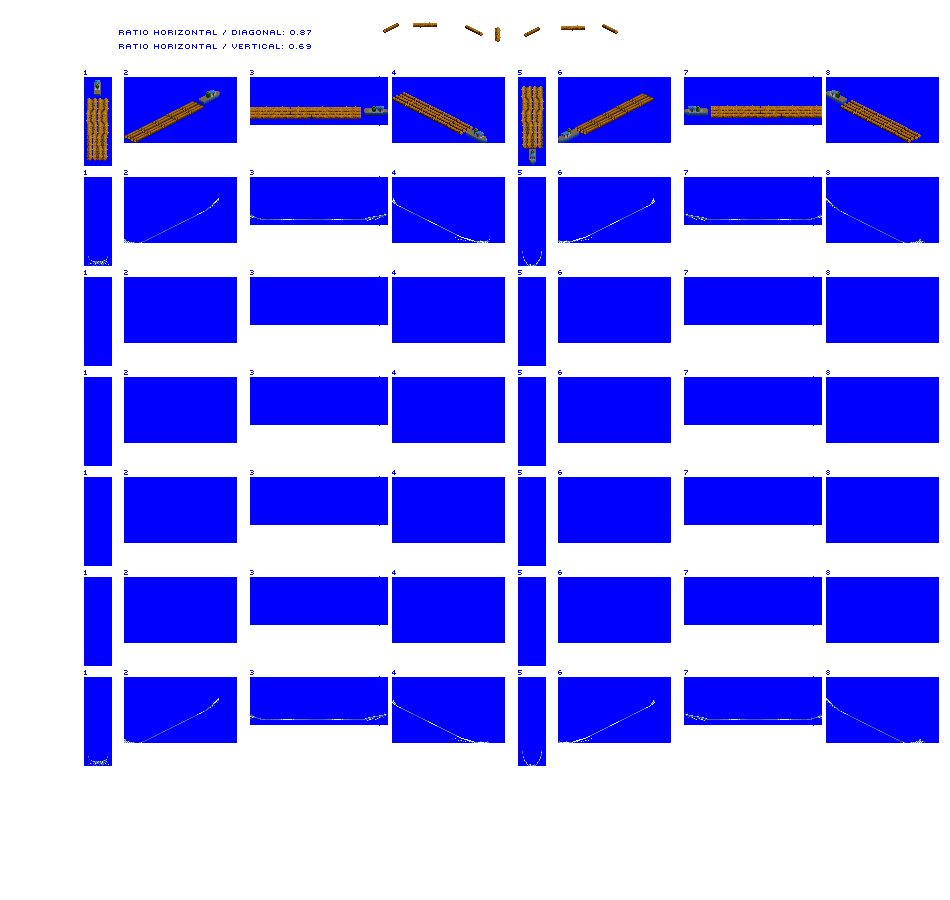
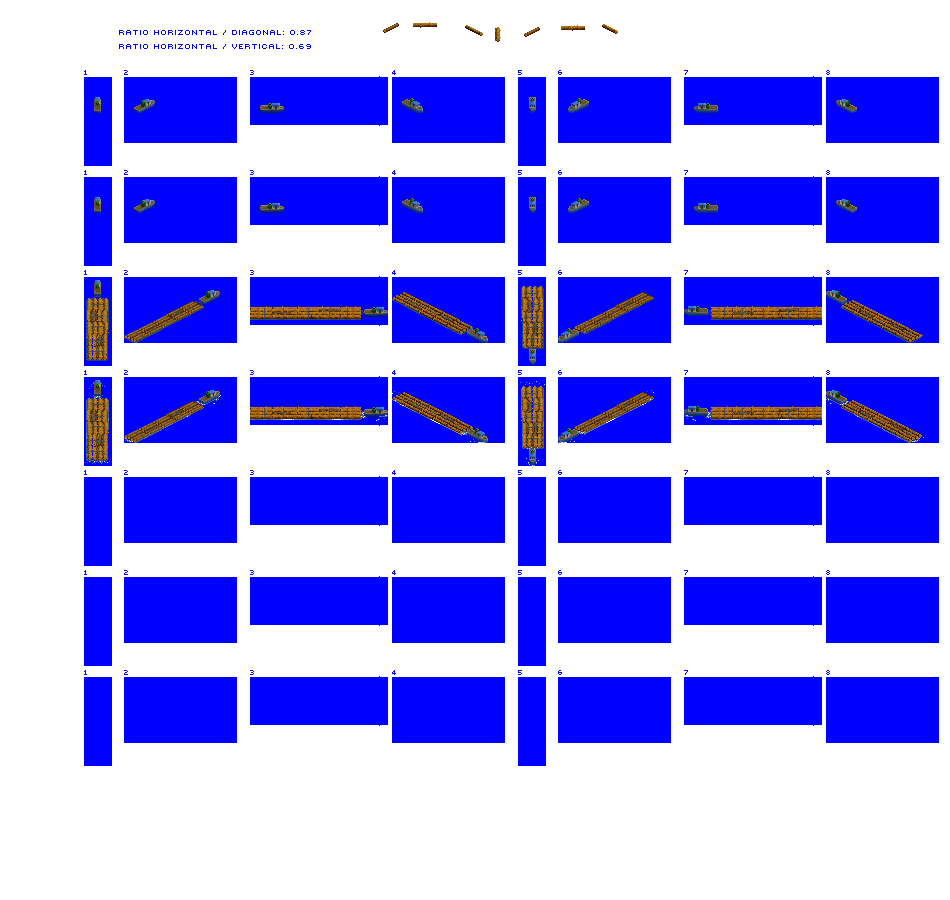
Layers edited between the first and the second 950 × 900 image:
"prop / bow wash": blend normal → dissolve, moved it above "tug + raft loaded", painted on it over left=85, top=198, right=925, bottom=766
added layer "tug + raft loaded" above "tug" over left=86, top=280, right=922, bottom=465
painted on "tug" over left=94, top=97, right=857, bottom=213
removed layer "log raft" over left=86, top=86, right=921, bottom=161
removed layer "tug" (2nd of 2) over left=94, top=80, right=847, bottom=116
